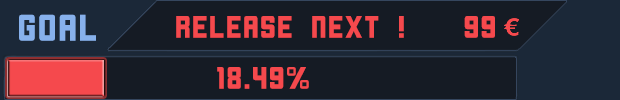
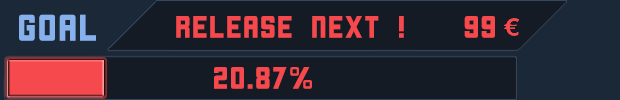
Comparing the layer stacks of the two 620px x 100px images. Changes:
renamed "18.49%" to "20.87%", painted on it over [214, 67, 312, 89]
